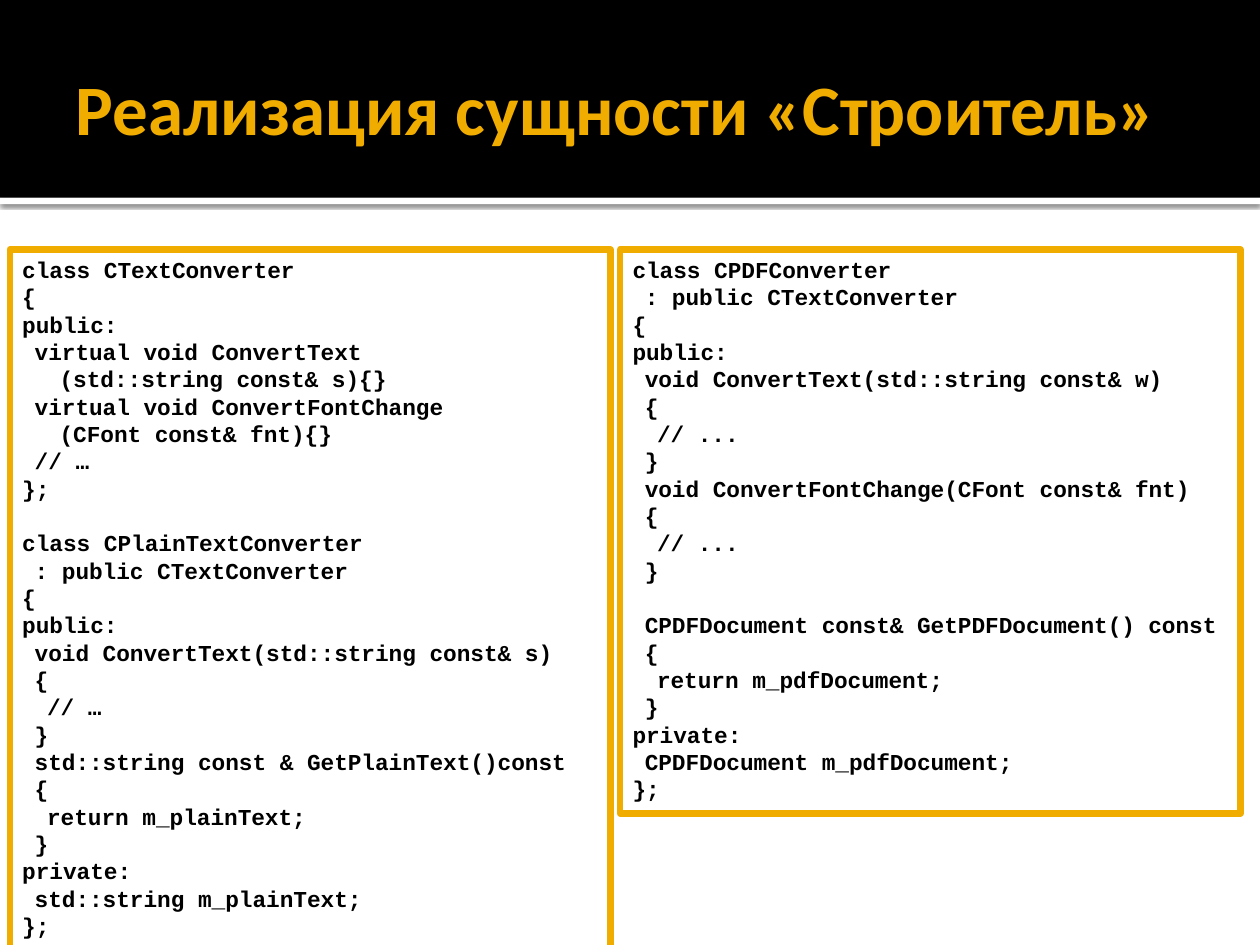
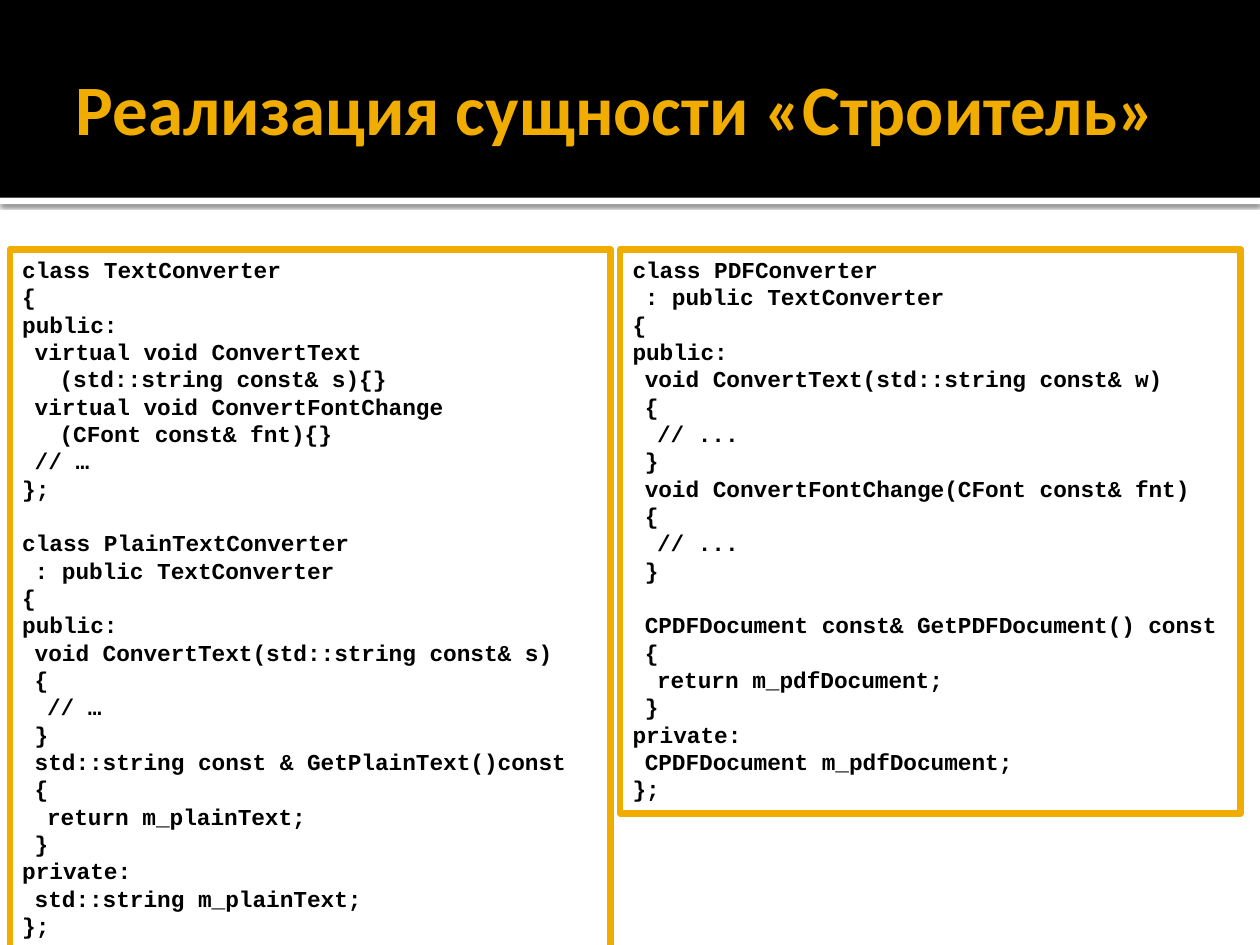
Before and after one commit to alexey-malov/ood, a slide deck: slide 9 of lectures/15.builder/builder.pptx. Drawn at 1260x945 pixels with LibreOffice and Linux fonts; fonts in the diff are those of the drawing. Boxes give left, top, right and bottom in pixels: in the first picture for what was removed or moved away, otherwise in the second. Text is boxed around its words. In the diff, an @@ line names an element or a change of style, - is before the commit and + after.

Commit message:
Обновлена лекция по паттерну "Строитель"

```diff
--- a/lectures/15.builder/builder.pptx
+++ b/lectures/15.builder/builder.pptx
@@ text in rectangle at [22, 261, 281, 279]: text changed @@
-class CTextConverter
+class TextConverter
@@ text in rectangle at [633, 261, 944, 310]: text changed @@
-class CPDFConverter
-: public CTextConverter
+class PDFConverter
+: public TextConverter
@@ text in rectangle at [22, 535, 349, 584]: text changed @@
-class CPlainTextConverter
-: public CTextConverter
+class PlainTextConverter
+: public TextConverter
```
Also in this commit, not shown: 4 other slides changed, 1 other file.
